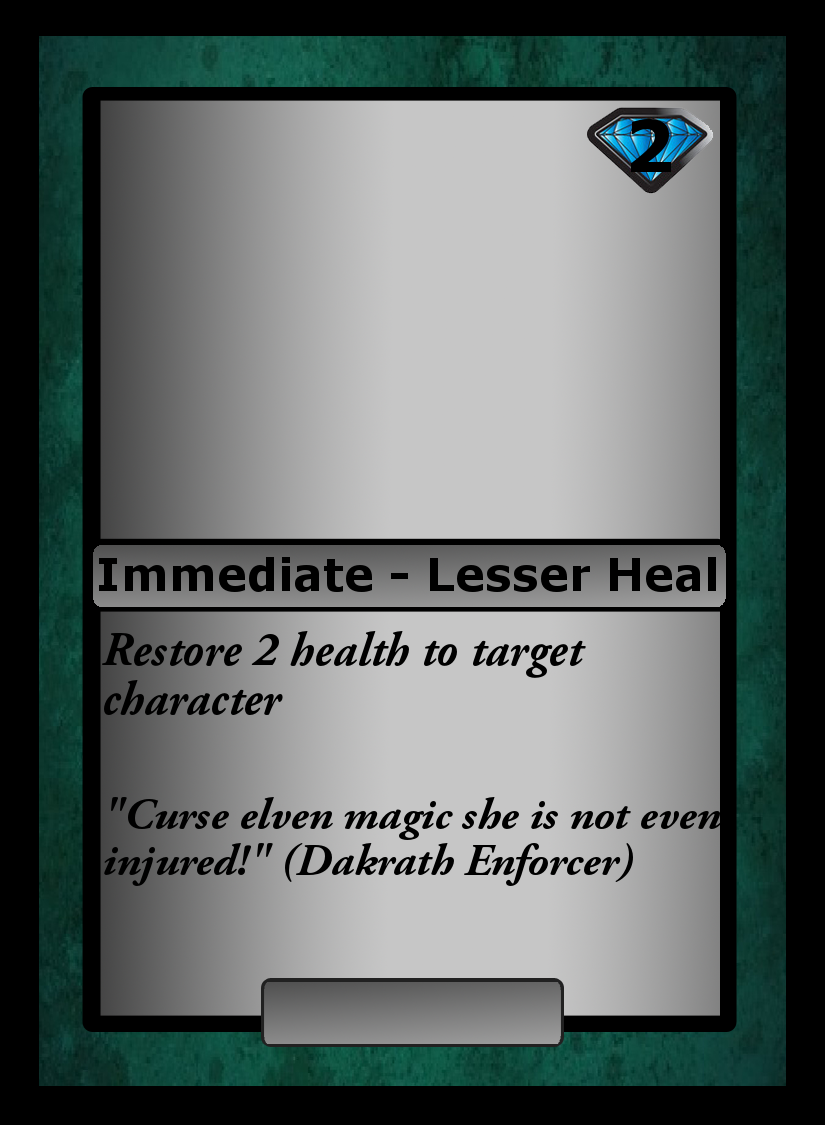
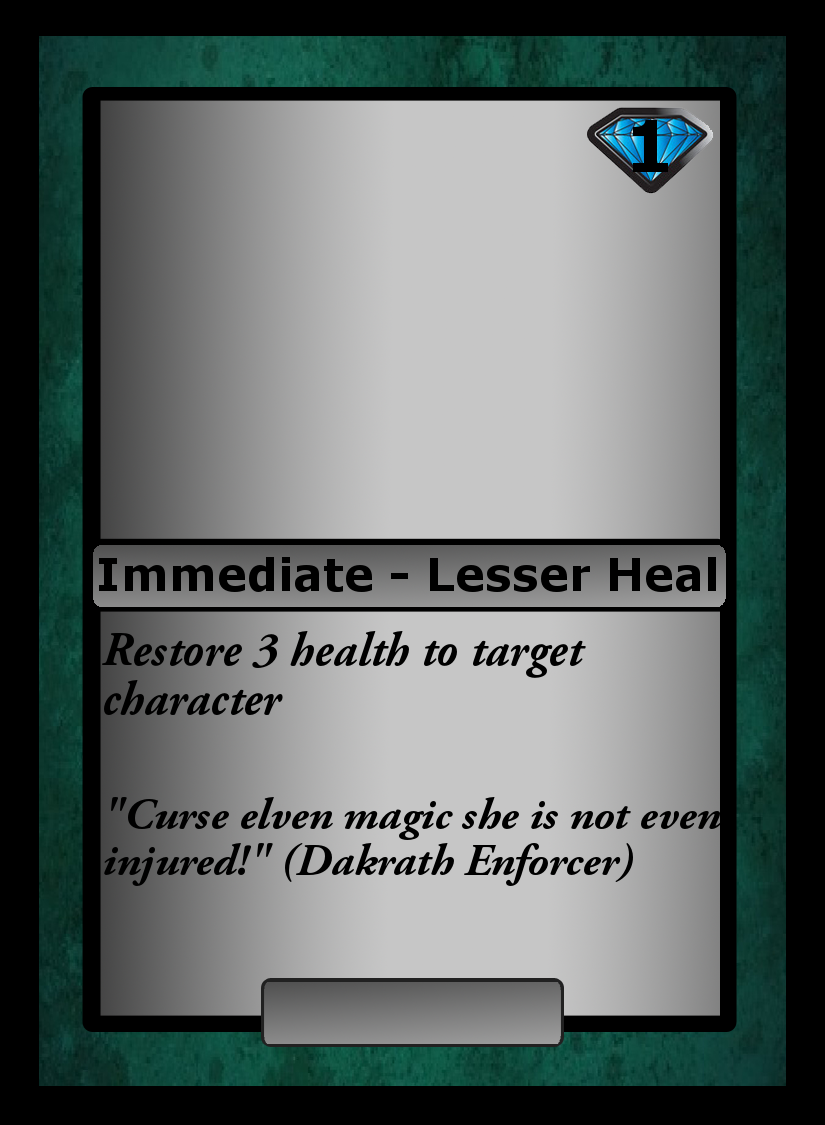
Layered file, before and after one edit (825x1125). Changes by layer:
renamed "2" to "1", painted on it over (x1=631, y1=119, x2=671, y2=172)
renamed "Restore 2 health to target cha..." to "Restore 3 health to target cha...", painted on it over (x1=251, y1=634, x2=279, y2=668)
